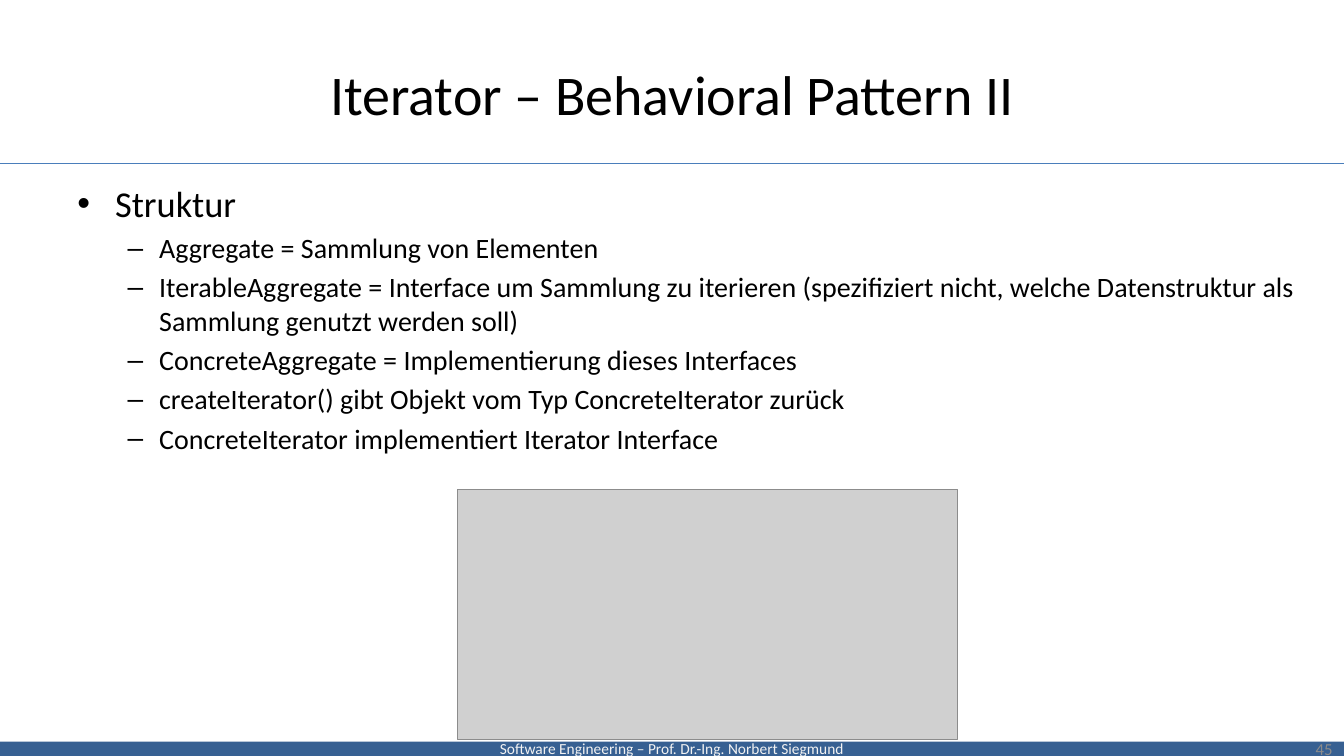
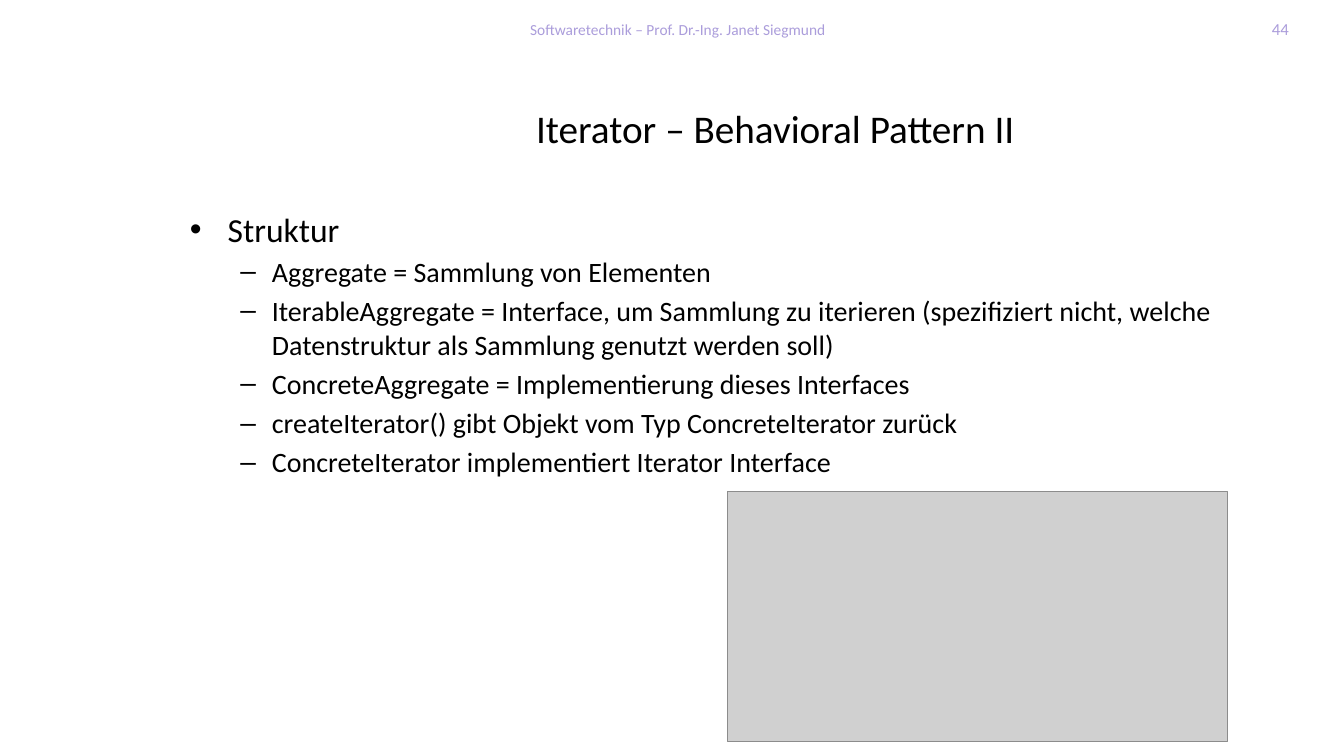
Before and after one commit to feigensp/lehre, a slide deck: slide 44 of se/slides/05_DesignPatterns.pptx (slide 45 before the commit). Drawn at 1344x756 pixels with LibreOffice and Linux fonts; fonts in the diff are those of the drawing; grey boxes stand for pictures; background and template pictures are left out. Boxes give left, top, right and bottom in pixels: in the first picture for what was removed or moved away, otherwise in the second. Text is boxed around its words. In the diff, an @@ line names an element or a change of style, - is before the commit and + after.

```diff
--- a/se/slides/05_DesignPatterns.pptx
+++ b/se/slides/05_DesignPatterns.pptx
@@ text added at [530,24,825,38], 11 pt, text #AB9DDB @@
+Softwaretechnik – Prof. Dr.-Ing. Janet Siegmund
@@ page number added at [1272,24,1289,35], 12 pt, text #AB9DDB @@
+44
@@ title "Iterator – Behavioral Pattern II": place and size @@
-title "Iterator – Behavioral Pattern II" at [330,76,1013,116]
+title "Iterator – Behavioral Pattern II" at [536,115,1015,144]
@@ title "Iterator – Behavioral Pattern II" at [536,115,1015,144]: size 40 to 28 pt @@
@@ line removed from (0, 163) to (1344, 163) @@
@@ text "Struktur": place and size @@
-text "Struktur" at [115,191,1294,454]
+text "Struktur" at [228,218,1211,477]
@@ text at [228,218,340,243]: size 26 to 24 pt in "Struktur" @@
@@ text at [272,300,1211,360]: text changed @@
-  – IterableAggregate = Interface um Sammlung zu iterieren (spezifiziert nicht, welche Datenstruktur als Sammlung genutzt werden soll)
+  – IterableAggregate = Interface, um Sammlung zu iterieren (spezifiziert nicht, welche Datenstruktur als Sammlung genutzt werden soll)
@@ picture: place and size @@
-picture at [458,489,958,739]
+picture at [728,492,1228,742]
@@ rectangle removed at [0,742,1344,756] @@
-Software Engineering – Prof. Dr.-Ing. Norbert Siegmund
@@ page number removed at [1316,744,1333,755] @@
-45
```
Also in this commit, not shown: 47 other slides changed, 1 slide removed, 7 other files.
